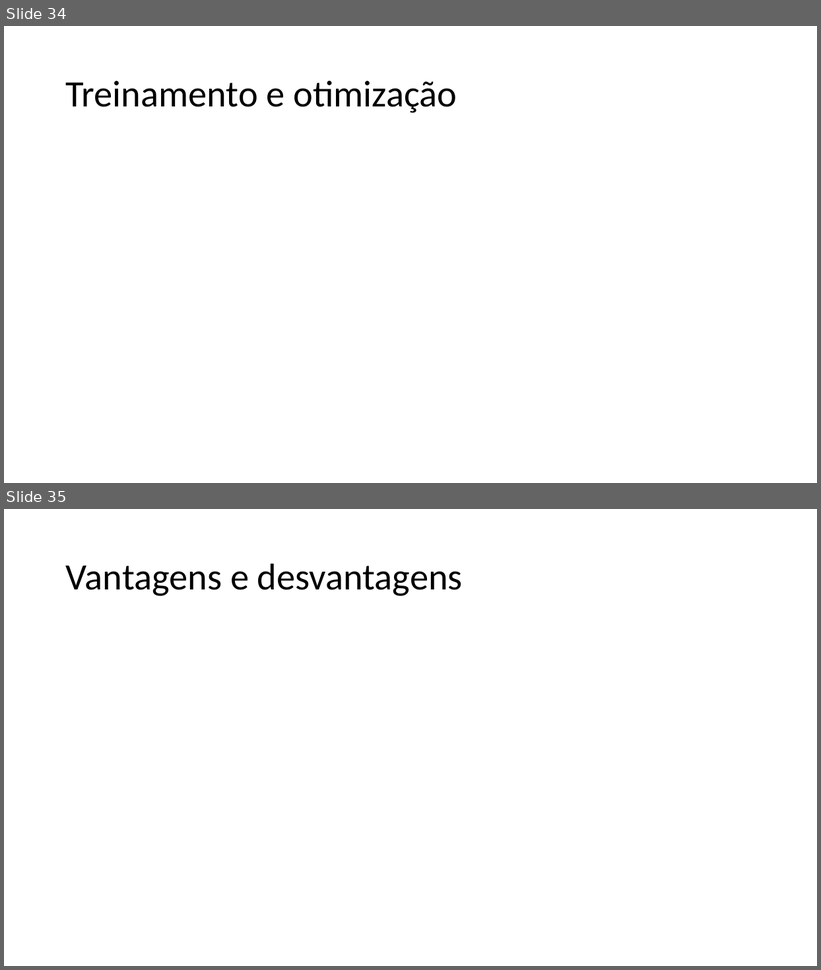
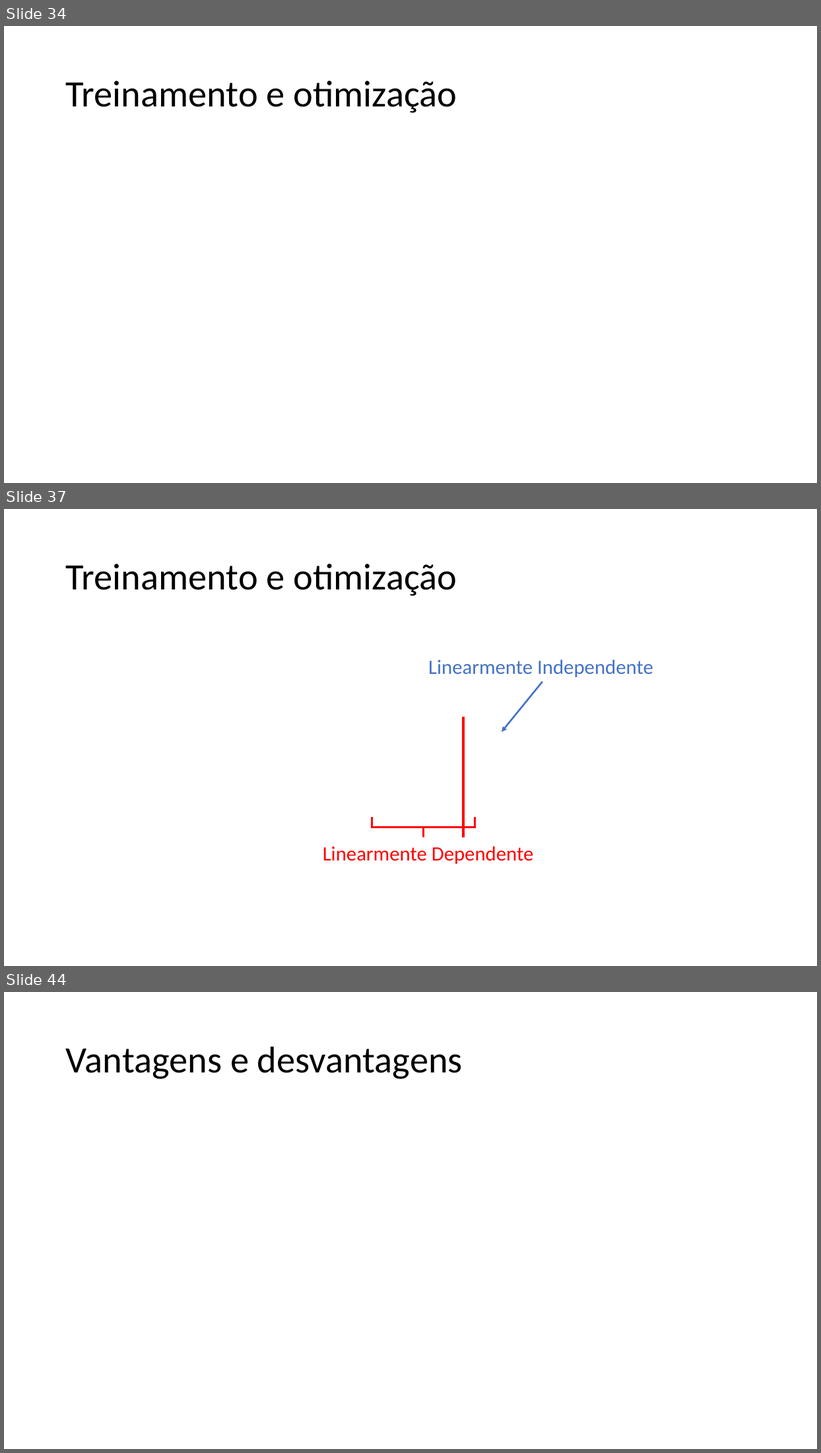
Before and after one commit to guerrato/guerrato_967_tp558, a slide deck: seminarios/ciclo 2/TP558_LoRA.pptx. Shown one above the other, each under a label of ours: slides 34 and 35 before the commit, slides 34, 37 and 44 after it; the slides between them are not shown. The pictures are 821x970 and 821x1453 pixels, drawn with LibreOffice and Linux fonts; fonts in the diff are those of the drawing; grey boxes stand for pictures. Boxes give left, top, right and bottom in pixels: in the first picture for what was removed or moved away, otherwise in the second. Text is boxed around its words. In the diff, an @@ line names an element or a change of style, - is before the commit and + after.

Commit message:
Finish treinamento

```diff
--- a/seminarios/ciclo 2/TP558_LoRA.pptx
+++ b/seminarios/ciclo 2/TP558_LoRA.pptx
@@ slide 37 added at (x1=4, y1=509, x2=817, y2=966), background #FFFFFF @@
@@ title added at (x1=66, y1=564, x2=457, y2=596), 44 pt, text #000000 @@
+Treinamento e otimização
@@ text added at (x1=428, y1=659, x2=653, y2=677), 24 pt, text #4472C4 @@
+Linearmente Independente
@@ arrow added from (543, 682) to (502, 732), #4472C4 2 pt @@
@@ line added from (463, 717) to (463, 838), #FF0000 3 pt @@
@@ right brace added at (x1=372, y1=818, x2=475, y2=838), outline #FF0000 2 pt @@
@@ text added at (x1=323, y1=846, x2=534, y2=864), 24 pt, text #FF0000 @@
+Linearmente Dependente
@@ what was slide 35 is now slide 44 @@
```
Also in this commit, not shown: 2 slides changed, 9 other slides added, 1 slide removed.
